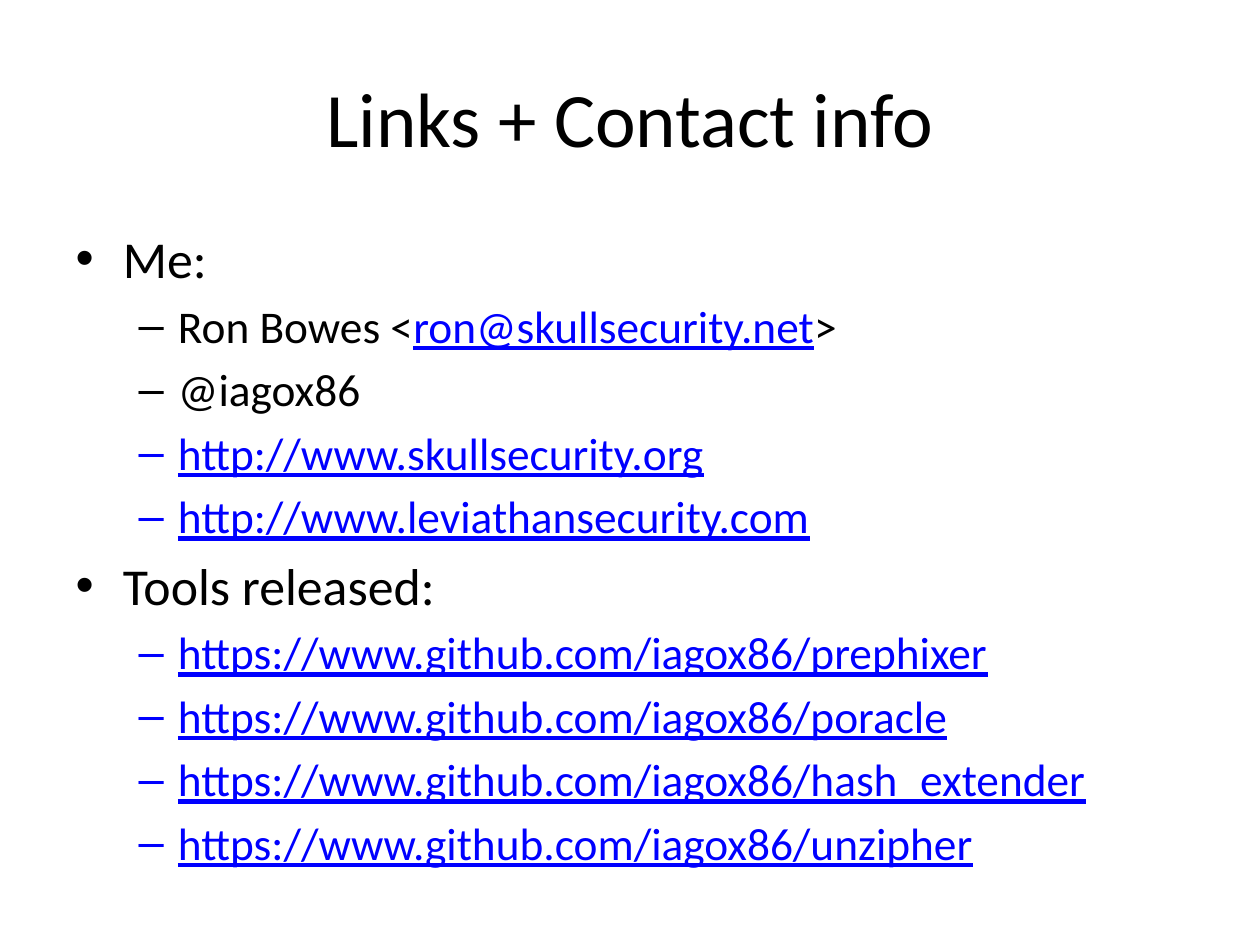
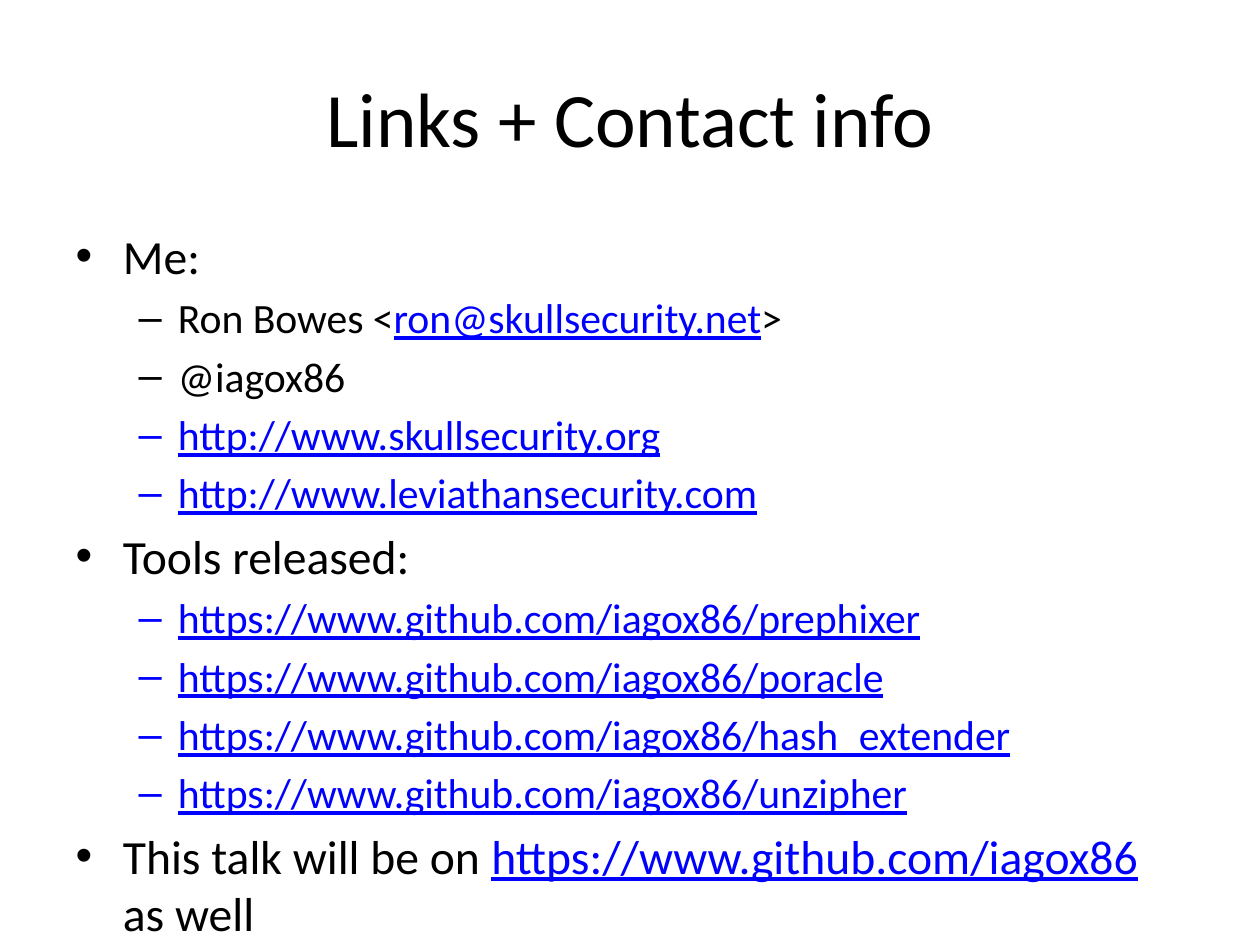
Before and after one commit to iagox86/2013-02-Shmoocon-talk, a slide deck: slide 101 of Shmoocon.pptx (slide 92 before the commit). Drawn at 1260x945 pixels with LibreOffice and Linux fonts; fonts in the diff are those of the drawing. Boxes give left, top, right and bottom in pixels: in the first picture for what was removed or moved away, otherwise in the second. Text is boxed around its words. In the diff, an @@ line names an element or a change of style, - is before the commit and + after.

```diff
--- a/Shmoocon.pptx
+++ b/Shmoocon.pptx
@@ text at box(123, 243, 1010, 815): size 29.6 to 27.2 pt in "Me:", "Tools released:"; size 25.9 to 23.8 pt in "Ron Bowes <ron@skullsecurity.net>", "@iagox86", "http://www.skullsecurity.org", "http://www.leviathansecurity.com" and 4 more places @@
@@ text at box(123, 841, 1137, 932): paragraph added @@
+• This talk will be on https://www.github.com/iagox86 as well
```
Also in this commit, not shown: 22 other slides changed, 12 slides added, 3 slides removed.
